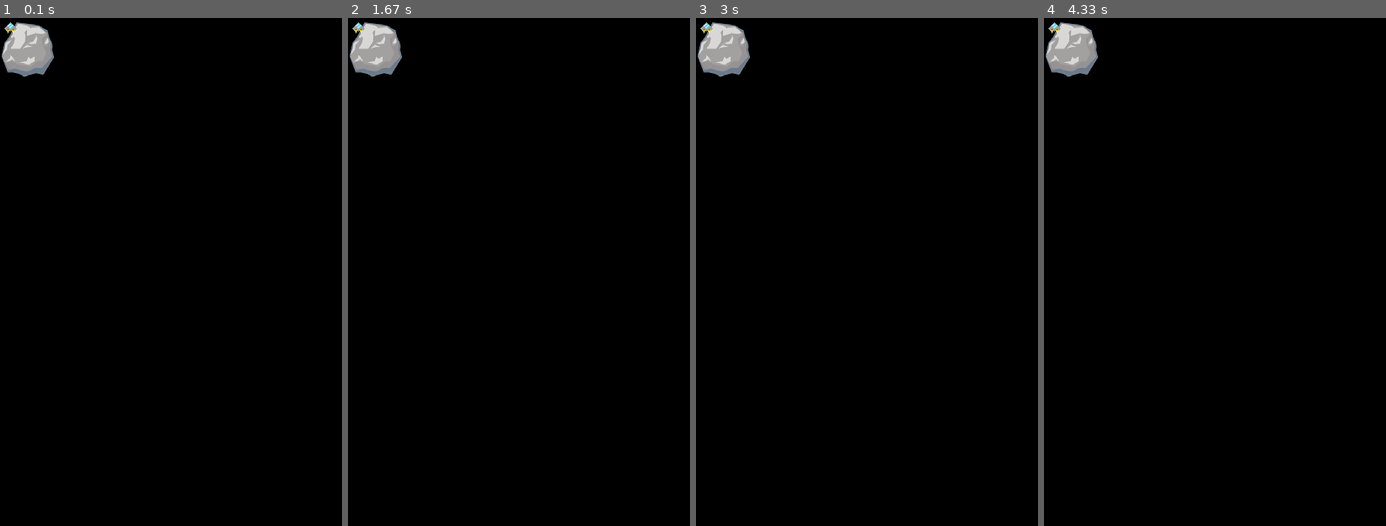
Above: before the commit, frames 1-4 (left to right).
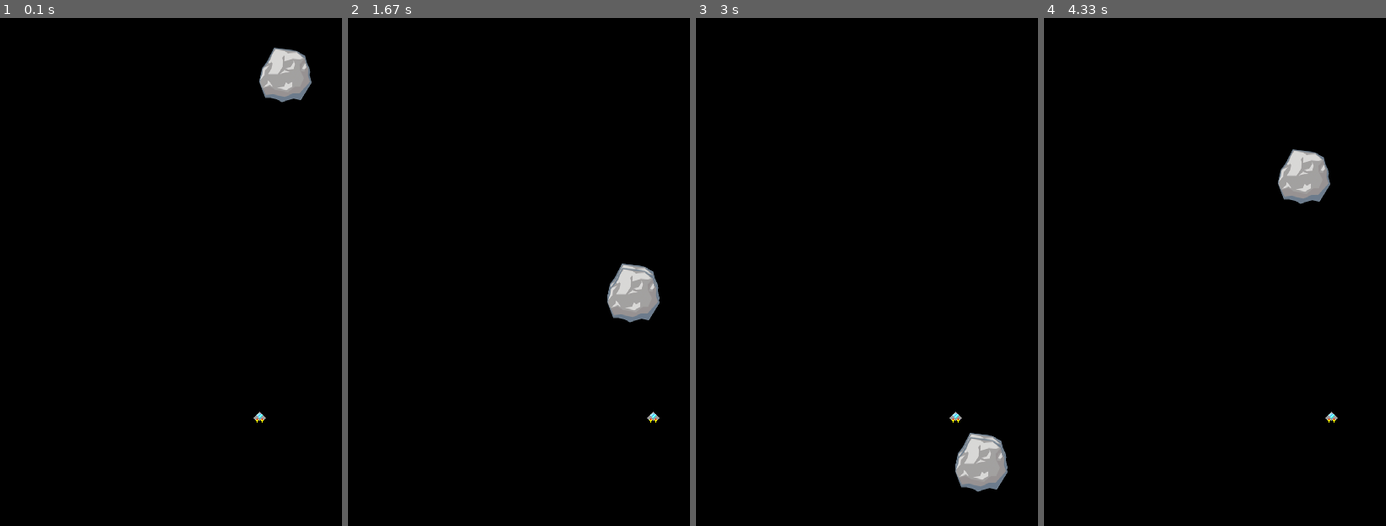
Above: after the commit, the same moments.

Repository: lulamae12/pygame
Game: pygame game, started from rbrclone.py
Two runs of this game, one before a commit and one after it. Both use one fixed random seed, a clock stepped at 60 frames per second and the inputs below.
Inputs:
- Up to frame 1 (0.1 s): no input
- Up to frame 2 (1.67 s): hold D 0.33-0.8 s; hold D 0.83-1.3 s; hold A from 1.33 s (still down)
- Up to frame 3 (3 s): release A at 1.87 s; hold A 1.9-2.3 s
- Up to frame 4 (4.33 s): hold A 3-3.47 s; hold D 3.5-3.97 s; hold D from 4 s (still down)

The runs differ from the first frame. In frame 1, 2.6% of the frame differs, in the area x 0-92%, y 0-80%; in frame 2, 2.7%; in frame 3, 2.7%; in frame 4, 2.6%.

Commit message:
made it to loop

Diff:
--- a/rbrclone.py
+++ b/rbrclone.py
@@ -1,11 +1,13 @@
 
-import math, sys
+import math, sys, random
 import pygame as pg
 from colors import *
-
+ReadyForRepeat = False
 #setup
 steps = 5
-
+SCREEN_WIDTH = 600
+SCREEN_HEIGHT = 600
+BALL_SIZE = 71
 pg.init()
 pg.display.set_caption("centipede")
 screen = pg.display.set_mode((600,600))
@@ -13,7 +15,7 @@
 pg.display.update()
 clock = pg.time.Clock()
 gameRunning = True
-
+clock.tick(60)
 
 class Ship(object):
     def __init__(self, pos):
@@ -23,102 +25,110 @@
         self.imageRect = self.image.get_rect()
         screen.blit(self.image,self.imageRect)
         pg.display.update()
-        self.x = 100
-        self.y = 100
 
-    def getMousePos(self):
-        (self.MouseX, self.MouseY) = pg.mouse.get_pos()
-        print(self.MouseX, self.MouseY)
-    def goToMouse(self):
-        self.x = self.MouseX
-        self.y = self.MouseY
 
+        self.x = 300
+        self.y = 465
+    def getShipX(self):
+        self.shipX = self.x
+        print("x:",self.x)
+    def controls(self):
+        dist = 3
+        key = pg.key.get_pressed()
+        if key[pg.K_d]: # d key
+            self.x += dist # move right
+
+        elif key[pg.K_a]: # a key
+            self.x -= dist # move left
+        if key[pg.K_ESCAPE]:
+            sys.exit()
         #right side of screen
         if self.x > 585:
             self.x = 585
-        #bottom of screen
-        if self.y > 587:
-            self.y = 587
-
-
-    def controls(self):
-
-        key = pg.key.get_pressed()
-
-        if key[pg.K_ESCAPE]:
-            sys.exit()
-
+        #left of screen
+        if self.x < 0:
+            self.x = 0
     def update(self, surface):
         surface.blit(self.image, (self.x, self.y))
     def keepinbounds(self):
         if self.x < 3:
             self.x == 3
     def collisionCheck(self, asteroid):
-        col = asteroid.imageRect.collidepoint(pg.mouse.get_pos())
+        col = asteroid.imageRect.collidepoint(self.x, self.y)
         if col == True:
             print("hit")
-
+            sys.exit()
 class Asteroid(object):
     def __init__(self, pos):
-        self.x = 100
-        self.y = 100
+
+
+        screen = pg.display.get_surface()
+        screen = pg.display.get_surface()
+        self.area = screen.get_rect()
+        self.x = ship.x
+        self.y = 0
         self.image = pg.image.load("Asteroid.png")
-
         self.image = pg.transform.scale(self.image, (66, 71))
         self.imageRect = self.image.get_rect()
+        self.imageRect = self.imageRect.inflate(-10,-10)
+        self.imageRect = self.imageRect.move(ship.x,0)
         screen.blit(self.image,self.imageRect)
         pg.display.update()
         self.outOfBoundsLEFT = False
         self.outOfBoundsRIGHT = False
         self.outOfBoundsTOP = False
         self.outOfBoundsBOTTOM = False
-    def keepinbounds(self):
-        #left
-        if self.x < 3:
-            self.x = 3
-            self.outOfBoundsLEFT = True
-        elif self.x > 3:
-            self.outOfBoundsLEFT = False
-        #right
-        if self.x > 583:
-            self.x = 583
-            self.outOfBoundsRIGHT = True
-        elif self.x < 583:
-            self.outOfBoundsRIGHT = False
-        #bottom
-        if self.y > 486 :
-            self.y = 486
-            self.outOfBoundsBOTTOM = True
-        elif self.y < 486:
-            self.outOfBoundsBOTTOM = False
-        #top
-        if self.y < 0:
-            self.y = 0
-            self.outOfBoundsTOP = True
-        elif self.y > 0:
-            self.outOfBoundsTOP = False
+
+
+
+    def motion(self, screen):
+
+        if self.area.contains(self.imageRect):
+            screen.blit(self.image, self.imageRect)
+            self.imageRect = self.imageRect.move(0,5)
+            screen.blit(self.image, self.imageRect)
+            pg.display.update()
+            print(self.imageRect)
+
+            print("fasle")
+        else:
+            print("true")
+
     def update(self, surface):
         surface.blit(self.image, self.imageRect)
 
+
+
+
+
+def main():
+    while gameRunning: #main loop
+        for event in pg.event.get():
+            if event.type == pg.QUIT:
+                sys.exit()
+                gameRunning == False
+        ship.collisionCheck(asteroid1)
+
+
+
+        ship.getShipX()
+        ship.controls() # handle the keys
+        screen.fill(BLACK)
+        asteroid1.update(screen)
+        ship.update(screen)
+        pg.display.update()
+        ship.keepinbounds
+        asteroid1.motion(screen)
+        """keeps ship on screen"""
+        if asteroid1.area.contains(asteroid1.imageRect):
+            ReadyForRepeat = False
+        else:
+            ReadyForRepeat = True
+        if ReadyForRepeat == True:
+            asteroid1.__init__(object)
+            asteroid1.update(screen)
+            pg.display.update()
+            asteroid1.motion(screen)
 ship = Ship(object)
 asteroid1 = Asteroid(object)
-
-
-"""main loop"""
-while gameRunning: #main loop
-    for event in pg.event.get():
-        if event.type == pg.QUIT:
-            sys.exit()
-            gameRunning == False
-        ship.collisionCheck(asteroid1)
-    ship.getMousePos()
-    ship.goToMouse()
-    ship.controls() # handle the keys
-    screen.fill(BLACK)
-    asteroid1.update(screen)
-    ship.update(screen) # draw the bird to the screen
-    pg.display.update()
-    ship.keepinbounds
-
-    """keeps ship on screen"""
-    #left
+main()
